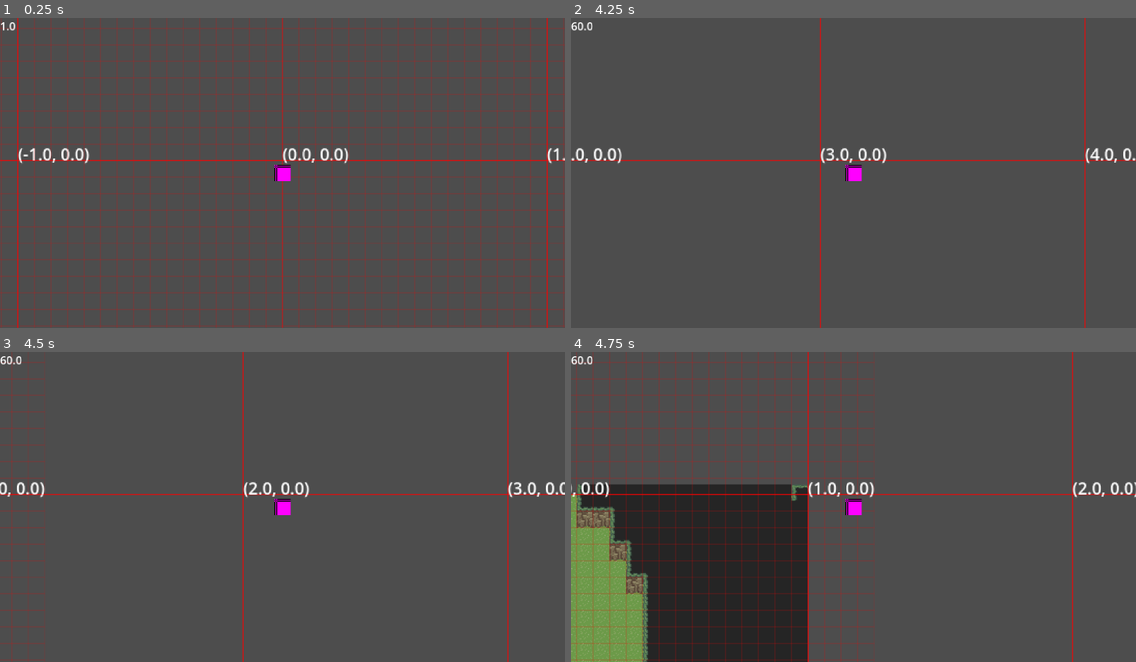
Above: before the commit, frames 1-4 (two rows, left to right).
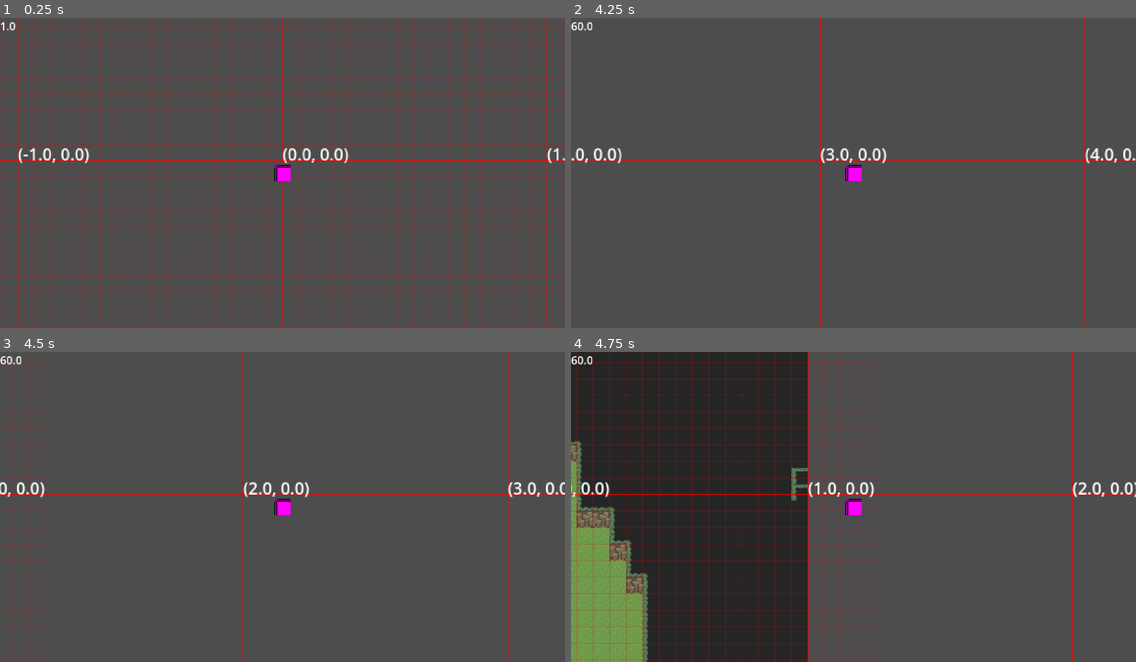
Above: after the commit, the same moments.

Repository: lennertJ9/new_project
Game: Godot game, scene res://world/world.tscn
The game is run twice, just before and just after one commit, with the same random seed, the same clock (stepped at 60 frames per second) and the same inputs.
Inputs (mouse positions are in pixels of both pictures, inside the frame that each line leads up to):
- Up to frame 1 (0.25 s): no input
- Up to frame 2 (4.25 s): tap Enter at 0.5 s; move the mouse to (977, 157) at 0.52 s; press the mouse at (977, 157) at 0.53 s; hold Right (ui_right) 0.53-1.28 s; move the mouse to (740, 188) at 1.27 s; release the mouse at (740, 188) at 1.28 s; hold Down (ui_down) 1.28-2.03 s; click (740, 188) at 1.35 s; move the mouse to (910, 104) at 2.02 s; press the mouse at (910, 104) at 2.03 s; hold Right (ui_right) 2.03-2.78 s; move the mouse to (825, 235) at 2.77 s; release the mouse at (825, 235) at 2.78 s; hold Up (ui_up) 2.78-3.53 s; click (825, 235) at 2.85 s; move the mouse to (1023, 219) at 3.52 s; press the mouse at (1023, 219) at 3.53 s; hold Left (ui_left) from 3.53 s (still down)
- Up to frame 3 (4.5 s): keep holding Left (ui_left); move the mouse to (113, 460) at 4.27 s; release the mouse at (113, 460) at 4.28 s; click (113, 460) at 4.35 s
- Up to frame 4 (4.75 s): keep holding Left (ui_left)

Frames 1-3 are identical in both runs. In frame 4, 18% of the frame differs, in the area x 0-42%, y 0-46%.

Commit message:
fixed bug voor auotile top
er stond if ipv if not............................   volgende bug dat fixed moet worden -> unloaded chunks kunnen nietmeer loaded worden

Diff:
--- a/game/manager/chunk_manager/chunk/chunk.gd
+++ b/game/manager/chunk_manager/chunk/chunk.gd
@@ -9,6 +9,7 @@
 
 var is_generated: bool
 var is_loaded: bool
+var is_queued_load: bool
 var is_queued_unload: bool
 
 # ----- autotile ----- #
--- a/game/manager/chunk_manager/chunk_manager.gd
+++ b/game/manager/chunk_manager/chunk_manager.gd
@@ -8,7 +8,7 @@
 @onready var ground_layer: TileMapLayer = $GroundLayer
 @onready var wall_layer: TileMapLayer = $WallLayer
 
-var render_distance: int = 2
+var render_distance: int = 4
 
 var generated_chunks: Dictionary[Vector2i, Chunk]
 var loaded_chunks: Array[Chunk]
@@ -208,33 +208,40 @@
 
 func chunk_autotiler():
 	while true:
-		OS.delay_msec(100)
+		OS.delay_msec(25)
 		if not chunks_to_autotile.is_empty():
 
 			var chunk: Chunk = chunks_to_autotile.values()[0]
 			var chunk_pos = chunk.position
 			var bitmask: int = 0
 			var tile_id: int
+			print("----------------------")
 			# ----------------- INNER ------------------------------------#
 			autotile_inner(chunk)
 
 			# ----------------- TOP ------------------------------------#
-			if generated_chunks.has(chunk_pos - chunk_neighbours[0]):
-				var top_chunk: Chunk = generated_chunks[chunk_pos - chunk_neighbours[0]]
+			if generated_chunks.has(chunk_pos - Vector2i(0,1)):
+				print("autotile top for ", chunk_pos)
+				var top_chunk: Chunk = generated_chunks[chunk_pos - Vector2i(0,1)]
 				autotile_top(chunk, top_chunk)
 
 
 			# ----------------- RIGHT ------------------------------------#
-			if generated_chunks.has(chunk_pos + chunk_neighbours[2]):
-				var right_chunk: Chunk = generated_chunks[chunk_pos + chunk_neighbours[2]]
+			if generated_chunks.has(chunk_pos + Vector2i(1,0)):
+				var right_chunk: Chunk = generated_chunks[chunk_pos + Vector2i(1,0)]
 				autotile_right(chunk, right_chunk)
 
-			if generated_chunks.has(chunk_pos + chunk_neighbours[2]):
-				pass
-				#bottom
+			# ----------------- BOTTOM ------------------------------------#
+			if generated_chunks.has(chunk_pos + Vector2i(0,1)):
+				print("autotile bottom for ", chunk_pos)
+				var bottom_chunk: Chunk = generated_chunks[chunk_pos + Vector2i(0,1)]
+				autotile_bottom(chunk, bottom_chunk)
+
+			# ----------------- LEFT ------------------------------------#
 			if generated_chunks.has(chunk_pos - Vector2i(1,0)):
 				var left_chunk: Chunk = generated_chunks[chunk_pos - Vector2i(1,0)]
 				autotile_left(chunk, left_chunk)
+
 
 			if generated_chunks.has(chunk_pos + chunk_neighbours[4]):
 				pass
@@ -334,7 +341,8 @@
 	if not top_chunk.is_autotiled_bottom:
 		autotile_bottom(top_chunk, chunk)
 
-	if chunk.autotile_flag == 341:
+	if chunk.autotile_flag == 341 and not chunk.is_queued_load:
+		chunk.is_queued_load = true
 		chunks_to_load.append(chunk)
 
 
@@ -371,10 +379,11 @@
 	chunk.is_autotiled_bottom = true
 	chunk.autotile_flag |= 1 << 4
 
-	if bottom_chunk.is_autotiled_top:
+	if not bottom_chunk.is_autotiled_top:
 		autotile_top(bottom_chunk, chunk)
 
-	if chunk.autotile_flag == 341:
+	if chunk.autotile_flag == 341 and not chunk.is_queued_load:
+		chunk.is_queued_load = true
 		chunks_to_load.append(chunk)
 
 
@@ -418,7 +427,8 @@
 	if not right_chunk.is_autotiled_left:
 		autotile_left(right_chunk, chunk)
 
-	if chunk.autotile_flag == 341:
+	if chunk.autotile_flag == 341 and not chunk.is_queued_load:
+		chunk.is_queued_load = true
 		chunks_to_load.append(chunk)
 
 
@@ -463,7 +473,8 @@
 	if not left_chunk.is_autotiled_right:
 		autotile_right(left_chunk, chunk)
 
-	if chunk.autotile_flag == 341:
+	if chunk.autotile_flag == 341 and not chunk.is_queued_load:
+		chunk.is_queued_load = true
 		chunks_to_load.append(chunk)
 
 
@@ -532,13 +543,6 @@
 		chunk.is_loaded = false
 
 
-#func _input(event: InputEvent) -> void:
-	#if event.is_action_pressed("left_click"):
-		#var local_pos = ground_layer.local_to_map(get_global_mouse_position())
-		#
-		#print(generated_chunks[Vector2i(0,0)].ground_layer)
-
-
 
 func _draw() -> void:
 	var chunk_pixel_size = 256
@@ -553,23 +557,3 @@
 		for y in range(-320,320, 16):
 
 			draw_rect(Rect2(Vector2(x,y), Vector2(16,16)), Color(1,0,0,0.1), false, 1.)
-
-
-
-# OUDE CODE? #
-# RANDEN WEGHALEN #
-			#var top: int
-			#var bottom:int
-			#var left: int
-			#var right:int
-			#for x in range(16): # zet de indexen van alle tiles aan de boven en onder rand van een chunk op 0 (niet laden)
-				#top = 0 * 16 + x
-				#bottom = 15 * 16 + x
-				#chunk.wall_layer[top] = 0
-				#chunk.wall_layer[bottom] = 0
-				#
-			#for y in range(16): # zet de indexen van alle tiles aan de linker en rechter rand van een chunk op 0 (niet laden)
-				#left =  y * 16 + 0
-				#right = y * 16 + 15
-				#chunk.wall_layer[left] = 0
-				#chunk.wall_layer[right] = 0
